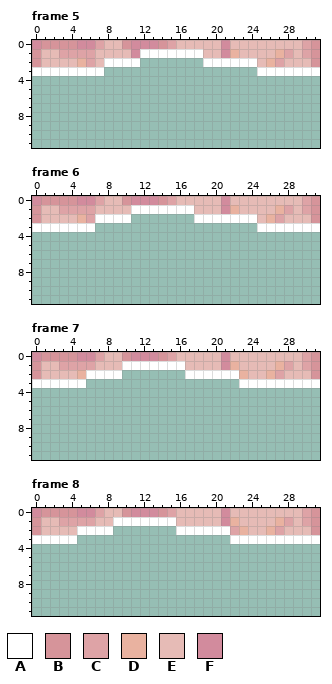
Two versions of one pixel-art file, Assets/Environments/Aseprite/Wall-under-water.aseprite. Above, as it was before the edit.
32x32 pixels, 33 frames. Shown: frame 5: x 0..31, y 0..11; frame 6: x 0..31, y 0..11; frame 7: x 0..31, y 0..11; frame 8: x 0..31, y 0..11. The commit also changed other frames, which this record leaves out.
Palette (. is transparent): A #ffffff  B #d6949a  C #dea3a6  D #e9b2a0  E #e6bbb6  F #d28b9d
Pixels before, frame 5, first column x 0:
0 FBBBBFFCEEBFFFBCEEEEEFEEEEEEEECB
1 BEECCCCEEEEFAAAAAAAEEFDEEEEDCECB
2 BEEEEDCEAAAA.......AAAAAAEDCEEEB
3 AAAAAAAA.................AAAAAAA
Pixels before, frame 6, first column x 0:
0 FBBBBFFCEEBFFFBCEEEEEFEEEEEEEECB
1 BEECCCCEEEEAAAAAAAEEEFDEEEEDCECB
2 BEEEEDCAAAA.......AAAAAAAEDCEEEB
3 AAAAAAA..................AAAAAAA
Pixels before, frame 7, first column x 0:
0 FBBBBFFCEEBFFFBCEEEEEFEEEEEEEECB
1 BEECCCCEEEAAAAAAAEEEEFDEEEEDCECB
2 BEEEEDAAAA.......AAAAAADEEDCEEEB
3 AAAAAA.................AAAAAAAAA
Pixels before, frame 8, first column x 0:
0 FBBBBFFCEEBFFFBCEEEEEFEEEEEEEECB
1 BEECCCCEEAAAAAAAEEEEEFDEEEEDCECB
2 BEEEEAAAA.......AAAAAACDEEDCEEEB
3 AAAAA.................AAAAAAAAAA
And afterwards:
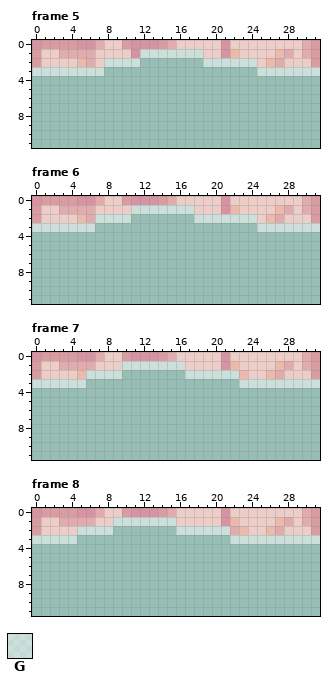
Colours new in this view: G #ffffff82
The exact change:
colour B: #d6949a -> #d99ca1
colour C: #dea3a6 -> #e1acae
colour D: #e9b2a0 -> #ebbaaa
colour E: #e6bbb6 -> #eccdc8
colour F: #d28b9d -> #d593a3
Frame 5, layer "Layer 2":
y 1: x 12..18 AAAAAAA -> GGGGGGG
y 2: x 8..11 AAAA -> GGGG; x 19..24 AAAAAA -> GGGGGG
y 3: x 0..7 AAAAAAAA -> GGGGGGGG; x 25..31 AAAAAAA -> GGGGGGG
Frame 6, layer "Layer 2":
y 1: x 11..17 AAAAAAA -> GGGGGGG
y 2: x 7..10 AAAA -> GGGG; x 18..24 AAAAAAA -> GGGGGGG
y 3: x 0..6 AAAAAAA -> GGGGGGG; x 25..31 AAAAAAA -> GGGGGGG
Frame 7, layer "Layer 2":
y 1: x 10..16 AAAAAAA -> GGGGGGG
y 2: x 6..9 AAAA -> GGGG; x 17..22 AAAAAA -> GGGGGG
y 3: x 0..5 AAAAAA -> GGGGGG; x 23..31 AAAAAAAAA -> GGGGGGGGG
Frame 8, layer "Layer 2":
y 1: x 9..15 AAAAAAA -> GGGGGGG
y 2: x 5..8 AAAA -> GGGG; x 16..21 AAAAAA -> GGGGGG
y 3: x 0..4 AAAAA -> GGGGG; x 22..31 AAAAAAAAAA -> GGGGGGGGGG
Changed places in both pictures, as pixel boxes (x1, y1, x2, y2):
changed: (32, 40, 320, 76)
changed: (32, 196, 320, 232)
changed: (32, 352, 320, 388)
changed: (32, 508, 320, 544)
